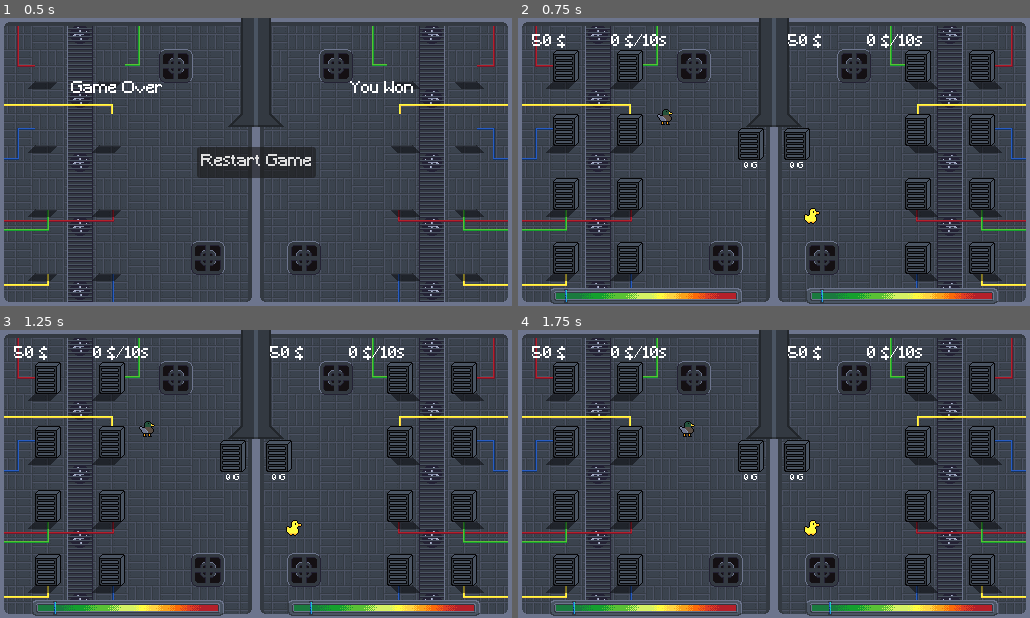
Above: before the commit, frames 1-4 (two rows, left to right).
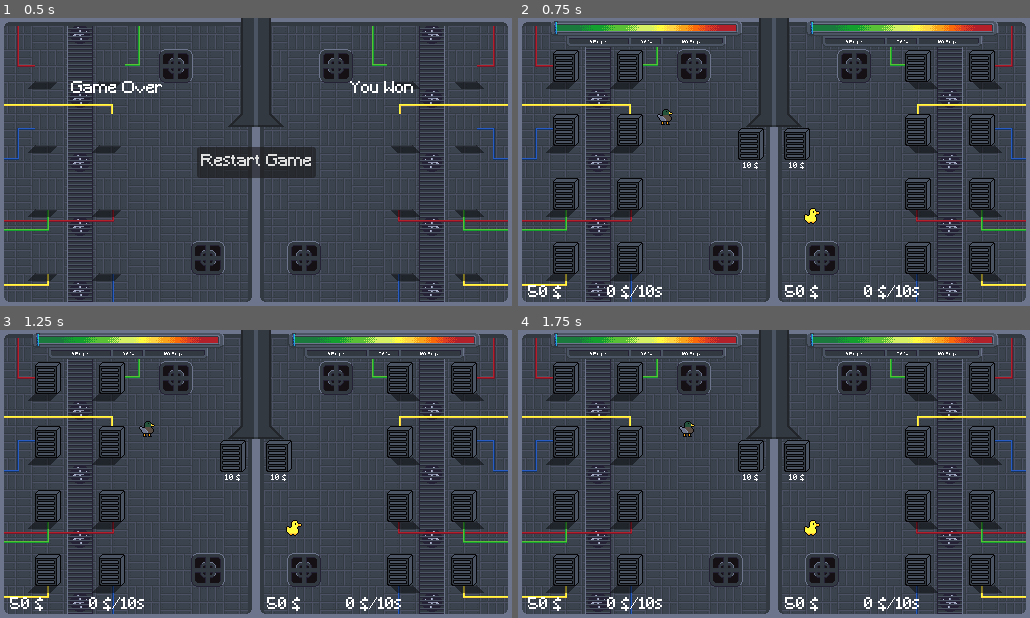
Above: after the commit, the same moments.

Repository: Joinsider/HetznerGamejam2025
Game: Godot game, scene res://scene/GameOver.tscn
The game is run twice, just before and just after one commit, with the same random seed, the same clock (stepped at 60 frames per second) and the same inputs.
Inputs:
- Up to frame 1 (0.5 s): no input
- Up to frame 2 (0.75 s): click "Restart Game" at 0.5 s
- Up to frame 3 (1.25 s): no input
- Up to frame 4 (1.75 s): tap Enter at 1.25 s; hold D (player0_right) from 1.28 s (still down); tap E (player0_interact) at 1.35 s

Frame 1 is identical in both runs. In frame 2, 7.6% of the frame differs, in the area x 1-94%, y 1-100%; in frame 3, 7.6%; in frame 4, 7.6%.
Error after the commit: Parse Error: Expected closing "]" after array elements. (res://scripts/hopper_money.gd:5)

Commit message:
Added coin things and idk

Diff:
--- a/scene/demandDisplay.tscn
+++ b/scene/demandDisplay.tscn
@@ -8,10 +8,36 @@
 script = ExtResource("1_mv0gk")
 
 [node name="Background" type="Sprite2D" parent="."]
+position = Vector2(0, 6)
 texture = ExtResource("1_ngd5f")
-region_enabled = true
-region_rect = Rect2(0, 0, 192, 16)
 
 [node name="Indicator" type="Sprite2D" parent="."]
 z_index = 2
 texture = ExtResource("2_3jd31")
+
+[node name="Percentage" type="Label" parent="."]
+offset_left = -9.0
+offset_top = 12.0
+offset_right = 59.0
+offset_bottom = 28.0
+scale = Vector2(0.275, 0.275)
+text = "50 %"
+horizontal_alignment = 1
+
+[node name="Demand" type="Label" parent="."]
+offset_left = 17.0
+offset_top = 12.0
+offset_right = 232.0
+offset_bottom = 28.0
+scale = Vector2(0.275, 0.275)
+text = "100.000 Req./s"
+horizontal_alignment = 1
+
+[node name="Performance" type="Label" parent="."]
+offset_left = -77.0
+offset_top = 12.0
+offset_right = 138.0
+offset_bottom = 28.0
+scale = Vector2(0.275, 0.275)
+text = "150.000 Req./s"
+horizontal_alignment = 1
--- a/scene/main.tscn
+++ b/scene/main.tscn
@@ -144,7 +144,7 @@
 Player = 1
 
 [node name="Statistics" parent="." instance=ExtResource("5_0ha60")]
-position = Vector2(14, 16)
+position = Vector2(10, 267)
 
 [node name="HopperMoney" parent="." instance=ExtResource("6_4j5ol")]
 position = Vector2(233, 126)
@@ -154,14 +154,14 @@
 Player = 1
 
 [node name="Statistics2" parent="." instance=ExtResource("5_0ha60")]
-position = Vector2(270, 16)
+position = Vector2(267, 267)
 Player = 1
 
 [node name="DemandDisplay" parent="." instance=ExtResource("7_p1hux")]
 z_index = 2
-position = Vector2(128, 278)
+position = Vector2(128, 10)
 
 [node name="DemandDisplay2" parent="." instance=ExtResource("7_p1hux")]
 z_index = 2
-position = Vector2(384, 278)
+position = Vector2(384, 10)
 Player = 1
--- a/scripts/demand_display.gd
+++ b/scripts/demand_display.gd
@@ -31,8 +31,12 @@
 	var demand = Gamestate.players[Player].get_demand()
 	var performance = Gamestate.players[Player].get_performance()
 	if performance == 0:
-		performance = Gameconstants.machine_levels[1].performance
-	desired_percentage = float(demand)/performance
+		desired_percentage = 0
+	else:
+		desired_percentage = float(demand)/performance
+	$Percentage.text = str(round(desired_percentage*100)) + " %"
+	$Demand.text = str(demand) + " Req./s"
+	$Performance.text = str(performance) + " Req./s"
 
 func _physics_process(delta: float) -> void:
 	print(delta)
--- a/scripts/hopper_money.gd
+++ b/scripts/hopper_money.gd
@@ -1,6 +1,17 @@
 extends Node2D
 
 @export var Player: int = 0
+
+const _sprite = [cd ..
+	preload("res://sprites/1-coin.png"),
+	preload("res://sprites/2-coins.png"),
+	preload("res://sprites/3-coins.png"),
+	preload("res://sprites/coins_pile.png"),
+]
+
+const _money_limits = [
+	100, 400, 1000, 100000000
+]
 
 func _ready() -> void:
 	Gamestate.players[Player].collectable_coins_updated.connect(_on_collectable_coins_updated)
@@ -8,7 +19,11 @@
 
 func _on_collectable_coins_updated(coins: int):
 	$Money.text = str(coins) + " G"
-
+	for i in range(_money_limits.size()):
+		if coins > _money_limits[i]:
+			continue
+		$Sprite2D.texture = _sprite[i]
+		break
 
 func _on_area_2d_body_entered(body: Node2D) -> void:
 	if !(body == Gamestate.players[Player]):
Binary file added: sprites/1-coin.png
Not shown, added: sprites/1-coin.png.import
Binary file added: sprites/2-coins.png
Not shown, added: sprites/2-coins.png.import
Binary file added: sprites/3-coins.png
Not shown, added: sprites/3-coins.png.import
Binary file added: sprites/coins_pile.png
Not shown, added: sprites/coins_pile.png.import
Binary file changed: sprites/demand-bar.png
